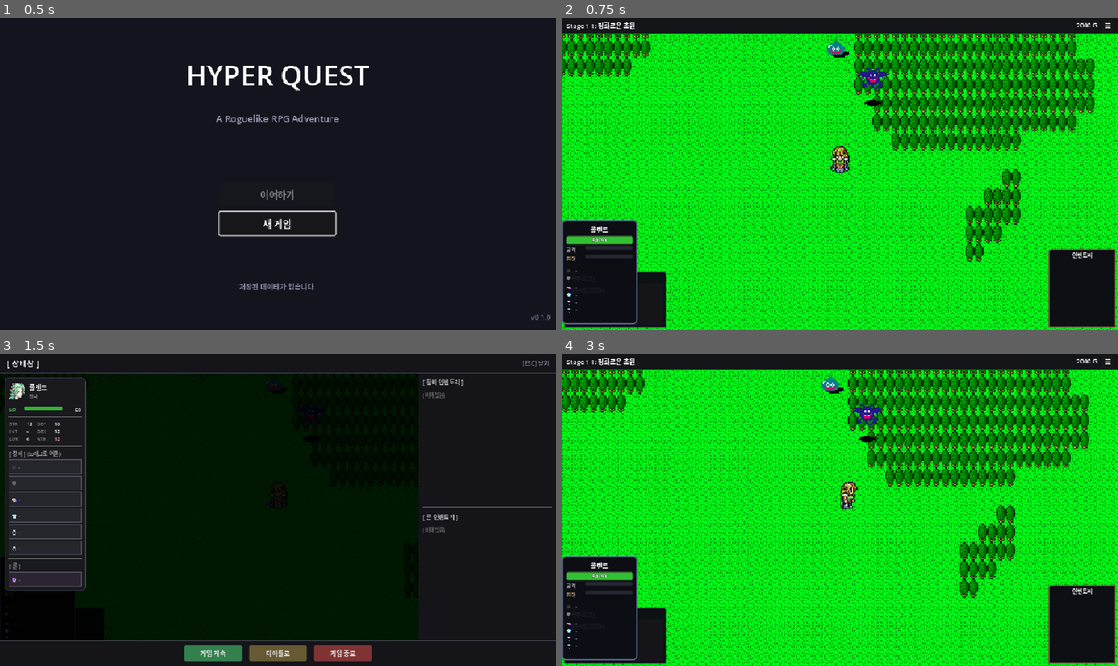
Above: before the commit, frames 1-4 (two rows, left to right).
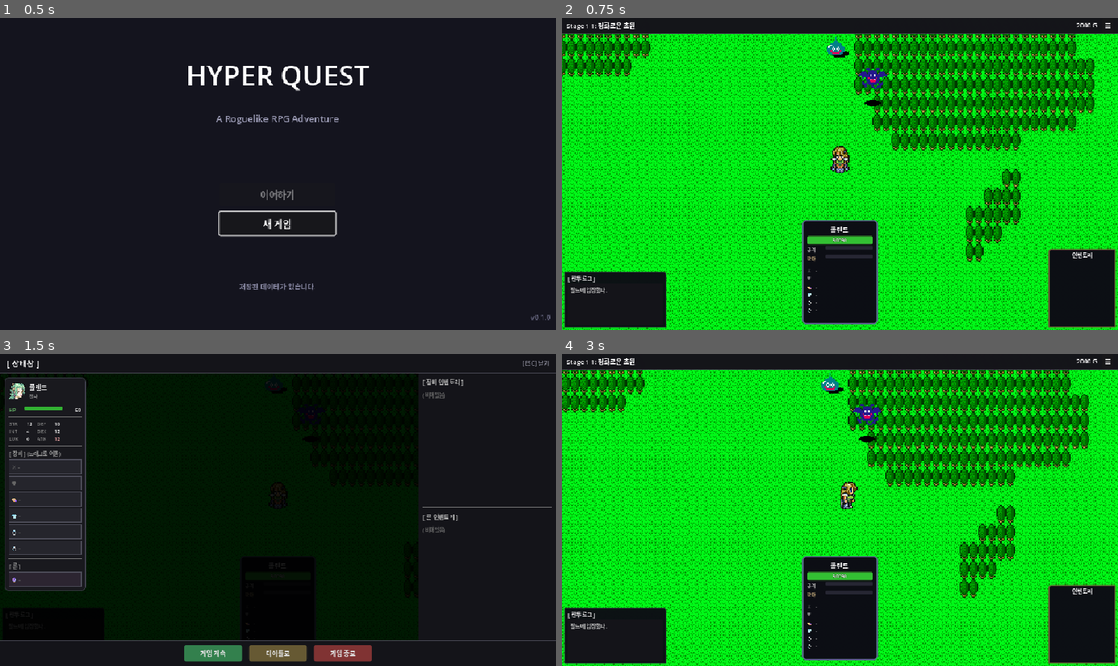
Above: after the commit, the same moments.

Repository: limmmmmmn/Appears-Appears
Game: Godot game, scene res://scenes/main/Main.tscn
Same seed, same stepped clock (60 frames per second), same inputs: the game is played once before the commit and once after it.
Inputs (mouse positions are in pixels of both pictures, inside the frame that each line leads up to):
- Up to frame 1 (0.5 s): no input
- Up to frame 2 (0.75 s): click "새 게임" at 0.5 s
- Up to frame 3 (1.5 s): click "☰" at 1.25 s
- Up to frame 4 (3 s): click "게임 계속" at 2 s; tap Enter at 2.75, 2.85 s; move the mouse to (962, 494) at 2.77 s; hold Right (ui_right) from 2.78 s (still down); click (962, 494) at 2.92 s

Frame 1 is identical in both runs. In frame 2, 7.2% of the frame differs, in the area x 0-57%, y 64-99%; in frame 3, less than 0.1%; in frame 4, 7.2%.

Commit message:
fix: BattleWindow tween 오류 및 파티카드 중앙 정렬 수정
- BattleWindow: get_tree().create_tween() → create_tween() 변경
- BattleWindow: lambda 대신 직접 메서드 참조로 callback 수정
- BottomPartyCards: 화면 전체 폭으로 앵커 설정하여 중앙 정렬

https://claude.ai/code/session_01HMJ2TZbvfDboco6XHexxSY

Diff:
--- a/scripts/battle/BattleWindow.gd
+++ b/scripts/battle/BattleWindow.gd
@@ -1363,13 +1363,11 @@
 
 	# 모든 애니메이션 완료 후 정리 및 닫기
 	var cleanup_delay: float = delay + total_duration + 0.2
-	var cleanup_tween := get_tree().create_tween()
+	var cleanup_tween := create_tween()
 	cleanup_tween.set_pause_mode(Tween.TWEEN_PAUSE_PROCESS)  # 일시정지 중에도 실행
 	cleanup_tween.tween_interval(cleanup_delay)
-	cleanup_tween.tween_callback(func():
-		fly_container.queue_free()
-		_play_close_effect()
-	)
+	cleanup_tween.tween_callback(fly_container.queue_free)
+	cleanup_tween.tween_callback(_play_close_effect)
 
 
 func _create_fly_reward_node(text: String, color: Color) -> Control:
--- a/scripts/ui/field/BottomPartyCards.gd
+++ b/scripts/ui/field/BottomPartyCards.gd
@@ -45,16 +45,20 @@
 
 
 func _build_ui() -> void:
-	# 전체 컨테이너 (하단 중앙 정렬)
-	set_anchors_preset(Control.PRESET_CENTER_BOTTOM)
+	# 전체 컨테이너 (하단 전체 폭, 중앙 정렬)
+	anchor_left = 0.0
+	anchor_right = 1.0
 	anchor_top = 1.0
 	anchor_bottom = 1.0
+	offset_left = 0
+	offset_right = 0
 	offset_top = -CARD_HEIGHT - 10
 	offset_bottom = -10
 
 	# HBoxContainer로 카드들을 가로로 배치 (중앙 정렬)
 	cards_container = HBoxContainer.new()
 	cards_container.alignment = BoxContainer.ALIGNMENT_CENTER
+	cards_container.set_anchors_preset(Control.PRESET_FULL_RECT)
 	cards_container.add_theme_constant_override("separation", CARD_SPACING)
 	add_child(cards_container)
 
